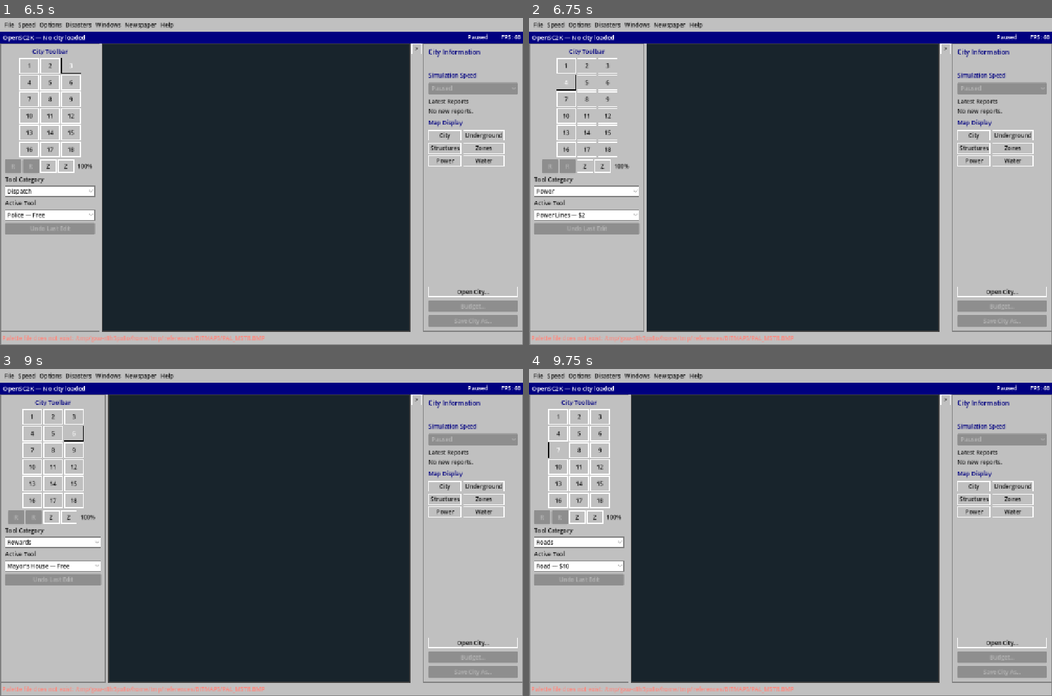
Above: before the commit, frames 1-4 (two rows, left to right).
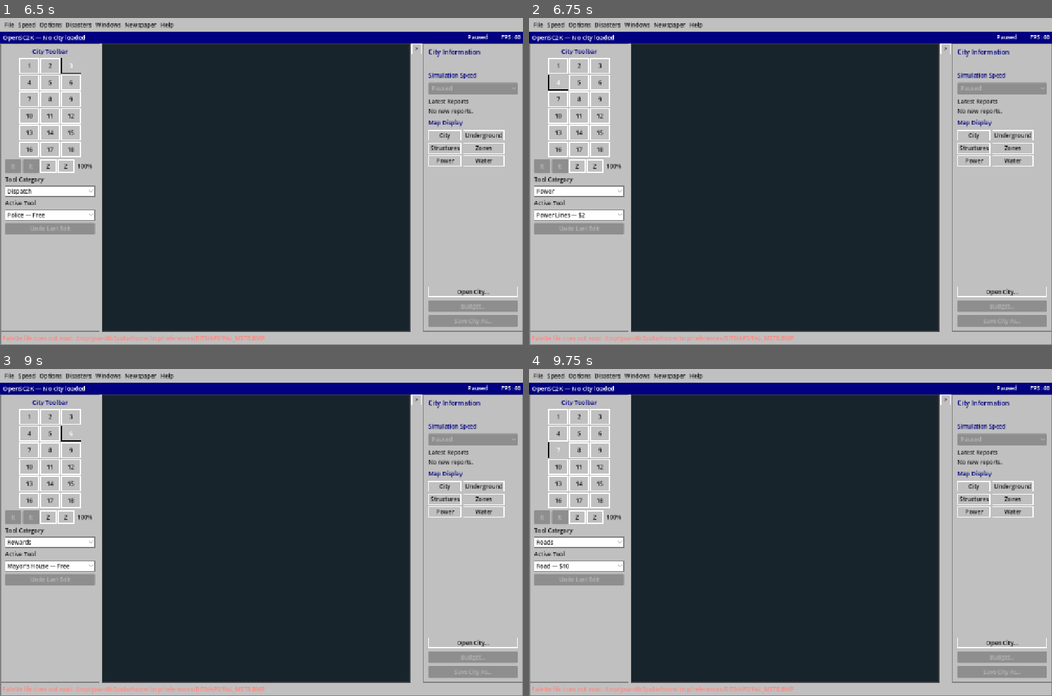
Above: after the commit, the same moments.

Repository: nicholas-ochoa/OpenSC2K
Game: Godot game, scene res://main.tscn
The game is run twice, just before and just after one commit, with the same random seed, the same clock (stepped at 60 frames per second) and the same inputs.
Inputs:
- Up to frame 1 (6.5 s): click "File" at 0.5 s; click "Speed" at 1.25 s; click "Disasters" at 2 s; click "Windows" at 2.75 s; click "Newspaper" at 3.5 s; click "1" at 4.25 s; click "2" at 5 s; click "3" at 5.75 s
- Up to frame 2 (6.75 s): click "4" at 6.5 s
- Up to frame 3 (9 s): click "1" at 7.25 s; click "5" at 8 s; click "6" at 8.75 s
- Up to frame 4 (9.75 s): click "7" at 9.5 s

Frame 1 is identical in both runs. In frame 2, 4.0% of the frame differs, in the area x 1-23%, y 7-96%; in frame 3, 2.6%; in frame 4, nothing differs.

Commit message:
building selection dialogs

Diff:
--- a/game/src/main.gd
+++ b/game/src/main.gd
@@ -11,6 +11,7 @@
 const UndergroundView = preload("res://src/view/city_underground_view.gd")
 const MapControl = preload("res://src/view/city_map_control.gd")
 const Tools = preload("res://src/tools/tool_catalog.gd")
+const ToolAvailability = preload("res://src/tools/tool_availability.gd")
 const Zones = preload("res://src/tools/zone_command.gd")
 const Signs = preload("res://src/tools/sign_command.gd")
 const Queries = preload("res://src/tools/query_info.gd")
@@ -110,6 +111,7 @@
 var reference_root := ""
 var selected_group := 9
 var selected_subtool := 0
+var selected_tool_available := false
 var last_edit_command: Dictionary = {}
 var pending_sign_tile := Vector2i(-1, -1)
 var tool_random := Random.new(1)
@@ -166,6 +168,9 @@
 var bridge_dialog: ConfirmationDialog
 var bridge_choice_buttons: Array[Button] = []
 var pending_bridge_request: Dictionary = {}
+var tool_choice_dialog: ConfirmationDialog
+var tool_choice_buttons: Array[Button] = []
+var pending_tool_choices: Dictionary = {}
 var highway_connection_dialog: ConfirmationDialog
 var pending_highway_connection: Dictionary = {}
 var tunnel_dialog: ConfirmationDialog
@@ -233,6 +238,7 @@
 		(map_view != null and map_view.is_left_drag_active())
 		or budget_dialog.visible
 		or bridge_dialog.visible
+		or tool_choice_dialog.visible
 		or highway_connection_dialog.visible
 		or tunnel_dialog.visible
 		or bond_dialog.visible
@@ -657,6 +663,33 @@
 		bridge_choices.add_child(choice_button)
 		bridge_choice_buttons.append(choice_button)
 	add_child(bridge_dialog)
+
+	tool_choice_dialog = ConfirmationDialog.new()
+	tool_choice_dialog.title = "Select Building"
+	tool_choice_dialog.dialog_text = "Select a building type."
+	tool_choice_dialog.min_size = Vector2i(680, 390)
+	tool_choice_dialog.exclusive = true
+	tool_choice_dialog.get_ok_button().visible = false
+	tool_choice_dialog.get_cancel_button().text = "Cancel"
+	tool_choice_dialog.canceled.connect(_cancel_tool_choice)
+	var tool_choices := GridContainer.new()
+	tool_choices.columns = 3
+	tool_choices.set_anchors_preset(Control.PRESET_TOP_WIDE)
+	tool_choices.offset_left = 16
+	tool_choices.offset_top = 72
+	tool_choices.offset_right = -16
+	tool_choices.offset_bottom = 320
+	tool_choices.add_theme_constant_override("h_separation", 8)
+	tool_choices.add_theme_constant_override("v_separation", 8)
+	tool_choice_dialog.add_child(tool_choices)
+	for choice_index in 9:
+		var choice_button := Button.new()
+		choice_button.custom_minimum_size = Vector2(205, 72)
+		choice_button.size_flags_horizontal = Control.SIZE_EXPAND_FILL
+		choice_button.pressed.connect(_choose_tool_variant.bind(choice_index))
+		tool_choices.add_child(choice_button)
+		tool_choice_buttons.append(choice_button)
+	add_child(tool_choice_dialog)
 
 	highway_connection_dialog = ConfirmationDialog.new()
 	highway_connection_dialog.title = "Neighbor Connection"
@@ -1319,6 +1352,9 @@
 	pending_bridge_request.clear()
 	if bridge_dialog.visible:
 		bridge_dialog.hide()
+	pending_tool_choices.clear()
+	if tool_choice_dialog.visible:
+		tool_choice_dialog.hide()
 	pending_highway_connection.clear()
 	if highway_connection_dialog.visible:
 		highway_connection_dialog.hide()
@@ -1983,23 +2019,80 @@
 		dispatch_initialized = false
 	tool_selector.clear()
 	var group := Tools.group(selected_group)
+	var first_available_index := -1
 	for subtool_index in group.tools.size():
+		if _is_tool_variant(selected_group, subtool_index):
+			continue
 		var tool := Tools.tool(selected_group, subtool_index)
 		var price := "Free" if tool.cost == 0 else "$%s" % _format_number(tool.cost)
 		tool_selector.add_item("%s — %s" % [tool.name, price], subtool_index)
-	selected_subtool = 0
-	tool_selector.select(0)
+		var item_index := tool_selector.item_count - 1
+		var available := city == null or ToolAvailability.is_available(
+			city, selected_group, subtool_index
+		)
+		tool_selector.set_item_disabled(item_index, not available)
+		if available and first_available_index < 0:
+			first_available_index = item_index
+	tool_selector.disabled = first_available_index < 0
+	var selected_item := first_available_index if first_available_index >= 0 else 0
+	tool_selector.select(selected_item)
+	selected_subtool = tool_selector.get_item_id(selected_item)
 	_update_edit_state()
 
 
 func _select_subtool(index: int) -> void:
 	selected_subtool = tool_selector.get_item_id(index)
 	_update_edit_state()
+	if selected_tool_available and _is_tool_chooser(selected_group, selected_subtool):
+		_open_tool_choice_dialog(selected_group)
+
+
+func _is_tool_chooser(group_index: int, subtool_index: int) -> bool:
+	return (
+		(group_index == 3 and subtool_index == 1)
+		or (group_index == 5 and subtool_index == 4)
+	)
+
+
+func _is_tool_variant(group_index: int, subtool_index: int) -> bool:
+	return (
+		(group_index == 3 and subtool_index >= 2)
+		or (group_index == 5 and subtool_index >= 5)
+	)
+
+
+func _refresh_tool_availability() -> bool:
+	if city == null or tool_selector == null:
+		return false
+	var changed := false
+	var available_count := 0
+	for item_index in tool_selector.item_count:
+		var subtool_index := tool_selector.get_item_id(item_index)
+		var available := ToolAvailability.is_available(
+			city, selected_group, subtool_index
+		)
+		if tool_selector.is_item_disabled(item_index) == available:
+			tool_selector.set_item_disabled(item_index, not available)
+			changed = true
+		if available:
+			available_count += 1
+	var selector_disabled := available_count == 0
+	if tool_selector.disabled != selector_disabled:
+		tool_selector.disabled = selector_disabled
+		changed = true
+	var current_available := ToolAvailability.is_available(
+		city, selected_group, selected_subtool
+	)
+	return changed or current_available != selected_tool_available
 
 
 func _update_edit_state() -> void:
 	if map_view == null:
 		return
+	var tool_available := city != null and ToolAvailability.is_available(
+		city, selected_group, selected_subtool
+	)
+	selected_tool_available = tool_available
 	var is_zone_tool := Zones.supports_tool(selected_group, selected_subtool)
 	var is_landscape_tool := Landscapes.supports_tool(selected_group, selected_subtool)
 	var is_building_tool := Buildings.supports_tool(selected_group, selected_subtool)
@@ -2020,7 +2113,7 @@
 		or (selected_group == 7 and selected_subtool == 1)
 	)
 	map_view.set_edit_enabled(
-		city != null
+		tool_available
 			and (
 				overlay_mode == "city"
 				or (
@@ -2059,7 +2152,11 @@
 		return
 	var tool := Tools.tool(selected_group, selected_subtool)
 	status_label.remove_theme_color_override("font_color")
-	if is_zone_tool:
+	if not tool_available:
+		status_label.text = "%s is not available in this city." % tool.name
+	elif _is_tool_chooser(selected_group, selected_subtool):
+		status_label.text = "%s selected. Select an available type from the choice window." % tool.name
+	elif is_zone_tool:
 		status_label.text = "%s selected. Drag on the city map to zone. Use the mouse wheel to zoom and the right or middle button to pan." % tool.name
 	elif is_landscape_tool:
 		status_label.text = "%s selected. Click or drag across eligible city tiles." % tool.name
@@ -2102,6 +2199,12 @@
 ) -> void:
 	if city == null:
 		return
+	if not ToolAvailability.is_available(city, selected_group, selected_subtool):
+		_show_error(
+			"%s is not available in this city."
+			% Tools.tool(selected_group, selected_subtool).name
+		)
+		return
 	if selected_group == 17:
 		if map_view.center_on_tile(finish):
 			status_label.remove_theme_color_override("font_color")
@@ -2257,22 +2360,29 @@
 		_apply_highway_selection(start, finish)
 		return
 	if Buildings.supports_tool(selected_group, selected_subtool):
+		var building_group := selected_group
+		var building_subtool := selected_subtool
+		var building_name: String = Tools.tool(
+			building_group, building_subtool
+		).name
 		var building := Buildings.apply(
-			city, selected_group, selected_subtool, finish, nuisance_random, tool_random
+			city, building_group, building_subtool, finish, nuisance_random, tool_random
 		)
 		if not building.ok:
 			_show_error(
 				"Cannot build %s: %s"
-				% [Tools.tool(selected_group, selected_subtool).name, building.error]
+				% [building_name, building.error]
 			)
 			return
 		last_edit_command = building
 		undo_button.disabled = false
 		_refresh_details()
 		_refresh_map(false)
+		if building_group == 5 and building_subtool < 4:
+			_choose_tool_group(17)
 		status_label.remove_theme_color_override("font_color")
 		status_label.text = "Built %s for $%s." % [
-			Tools.tool(selected_group, selected_subtool).name,
+			building_name,
 			_format_number(building.cost),
 		]
 		return
@@ -2352,6 +2462,62 @@
 			status_label.text += " The bridge was not built: %s." % network.bridge_error
 		elif network.get("stopped_early", false):
 			status_label.text += " The route stopped at an obstruction."
+
+
+func _open_tool_choice_dialog(group_index: int) -> void:
+	if city == null or (group_index != 3 and group_index != 5):
+		return
+	var first_subtool := 2 if group_index == 3 else 5
+	var final_subtool := 10 if group_index == 3 else 8
+	var choices: Array[int] = []
+	for subtool_index in range(first_subtool, final_subtool + 1):
+		if ToolAvailability.is_available(city, group_index, subtool_index):
+			choices.append(subtool_index)
+	if choices.is_empty():
+		_show_error("No building type is available for this chooser.")
+		return
+	pending_tool_choices = {
+		"group_index": group_index,
+		"subtools": choices,
+	}
+	tool_choice_dialog.title = (
+		"Select Power Plant" if group_index == 3 else "Select Arcology"
+	)
+	tool_choice_dialog.dialog_text = (
+		"Select an available power plant."
+		if group_index == 3
+		else "Select an available arcology."
+	)
+	for choice_index in tool_choice_buttons.size():
+		var choice_button := tool_choice_buttons[choice_index]
+		choice_button.visible = choice_index < choices.size()
+		if not choice_button.visible:
+			continue
+		var tool := Tools.tool(group_index, choices[choice_index])
+		choice_button.text = "%s\n$%s" % [
+			tool.name,
+			_format_number(int(tool.cost)),
+		]
+		choice_button.tooltip_text = "Select %s" % tool.name
+	tool_choice_dialog.popup_centered()
+
+
+func _choose_tool_variant(choice_index: int) -> void:
+	if pending_tool_choices.is_empty():
+		return
+	var choices: Array = pending_tool_choices.get("subtools", [])
+	if choice_index < 0 or choice_index >= choices.size():
+		return
+	selected_group = int(pending_tool_choices.group_index)
+	selected_subtool = int(choices[choice_index])
+	pending_tool_choices.clear()
+	tool_choice_dialog.hide()
+	_update_edit_state()
+
+
+func _cancel_tool_choice() -> void:
+	pending_tool_choices.clear()
+	_update_edit_state()
 
 
 func _open_bridge_dialog(
@@ -2764,6 +2930,8 @@
 			demand.z,
 		]
 	)
+	if _refresh_tool_availability():
+		_update_edit_state()
 
 
 func _show_error(message: String) -> void:
